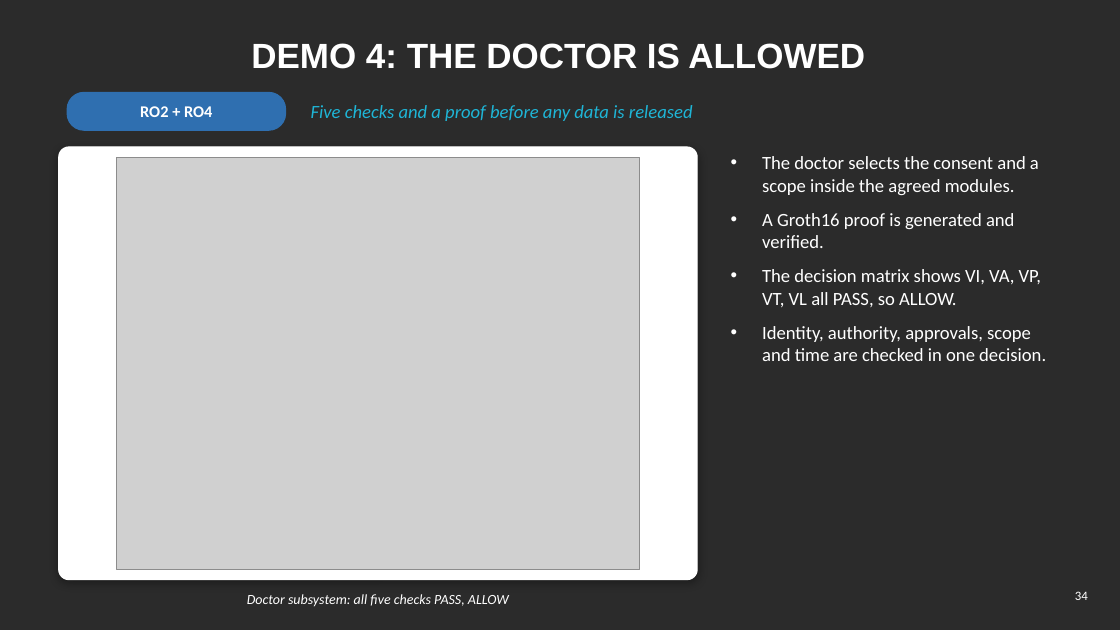
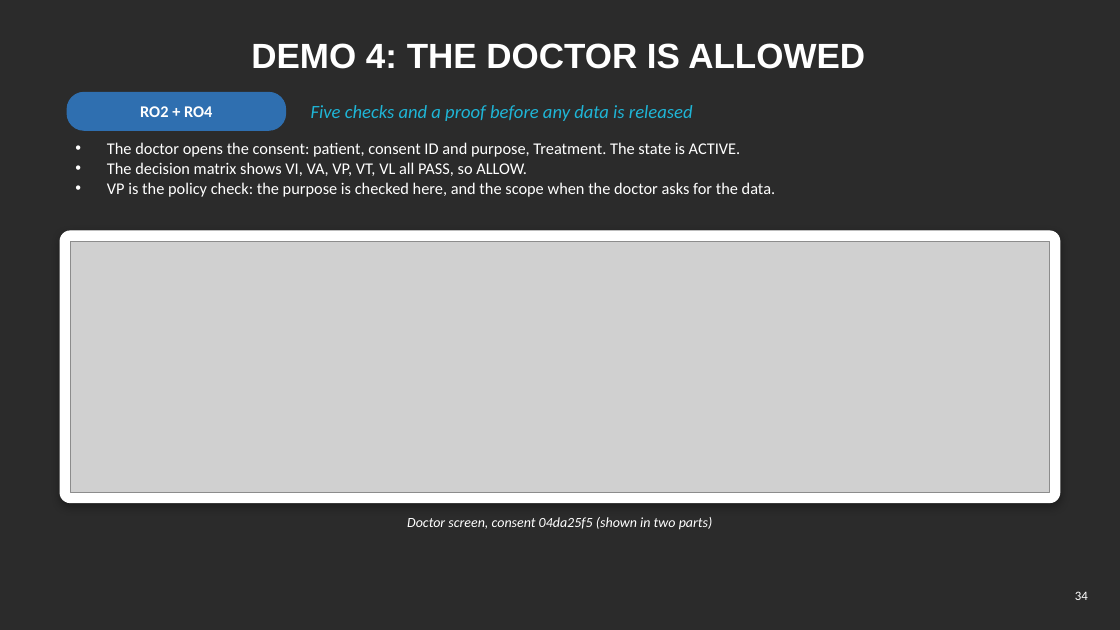
Before and after one commit to yasir12345678900/HealthRWA-Sepolia-Personal-try, a slide deck: slide 34 of docs/Yasir_Candidature_Reassessment_Slides_Simple.pptx. Drawn at 1120x630 pixels with LibreOffice and Linux fonts; fonts in the diff are those of the drawing; grey boxes stand for pictures; background and template pictures are left out; a plain dark background stands for a picture behind light text. Boxes give left, top, right and bottom in pixels: in the first picture for what was removed or moved away, otherwise in the second. Text is boxed around its words. In the diff, an @@ line names an element or a change of style, - is before the commit and + after.

```diff
--- a/docs/Yasir_Candidature_Reassessment_Slides_Simple.pptx
+++ b/docs/Yasir_Candidature_Reassessment_Slides_Simple.pptx
@@ text added at (107, 142, 776, 197), 14 pt, text #FFFFFF @@
+• The doctor opens the consent: patient, consent ID and purpose, Treatment. The state is ACTIVE.
+• The decision matrix shows VI, VA, VP, VT, VL all PASS, so ALLOW.
+• VP is the policy check: the purpose is checked here, and the scope when the doctor asks for the data.
@@ picture removed at (117, 157, 640, 570) @@
@@ rounded rectangle: place and size @@
-rounded rectangle at (59, 147, 697, 580)
+rounded rectangle at (60, 231, 1060, 502)
@@ rounded rectangle at (60, 231, 1060, 502): proportions changed @@
@@ picture added at (71, 241, 1050, 492) @@
@@ text "Doctor screen, consent 04da25f5 (shown ..." at (407, 517, 713, 530): vertical alignment top to middle @@
@@ text at (407, 517, 713, 530): text changed; size 16 to 12 pt; italic on @@
-• The doctor selects the consent and a scope inside the agreed modules.
-• A Groth16 proof is generated and verified.
-• The decision matrix shows VI, VA, VP, VT, VL all PASS, so ALLOW.
-• Identity, authority, approvals, scope and time are checked in one decision.
+Doctor screen, consent 04da25f5 (shown in two parts)
@@ text removed at (247, 594, 509, 606) @@
-Doctor subsystem: all five checks PASS, ALLOW
```
Also in this commit, not shown: 5 other slides changed, 2 slides added, 4 slides removed, 3 other files.
